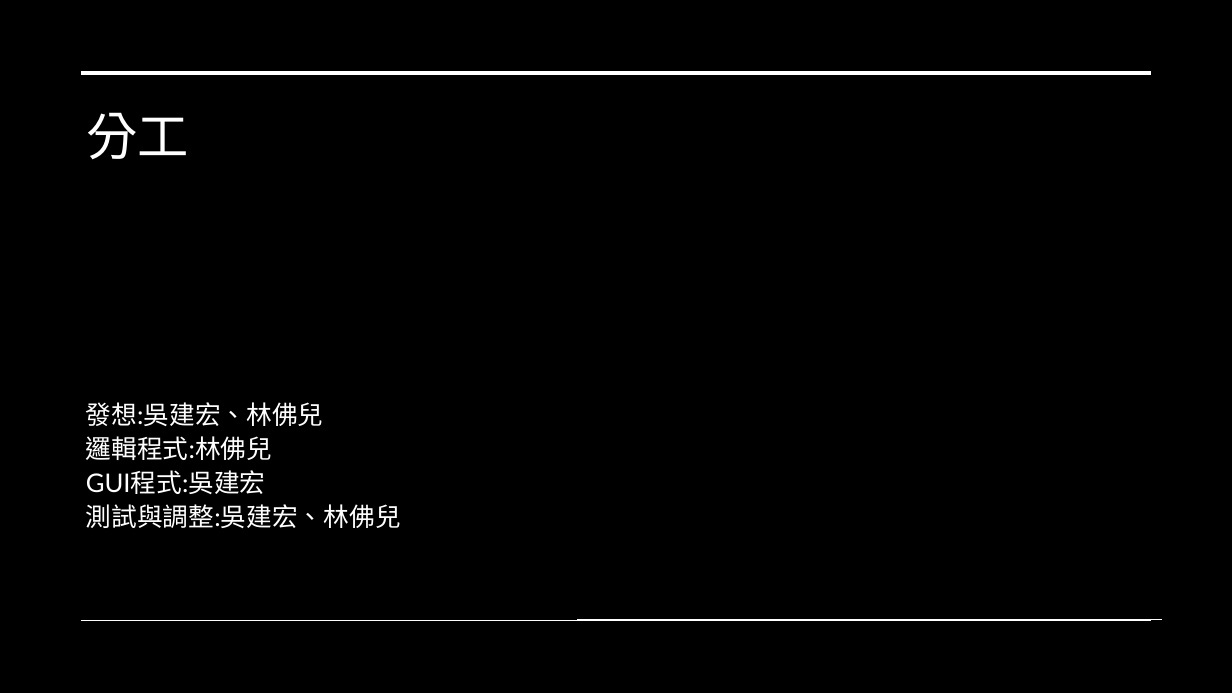
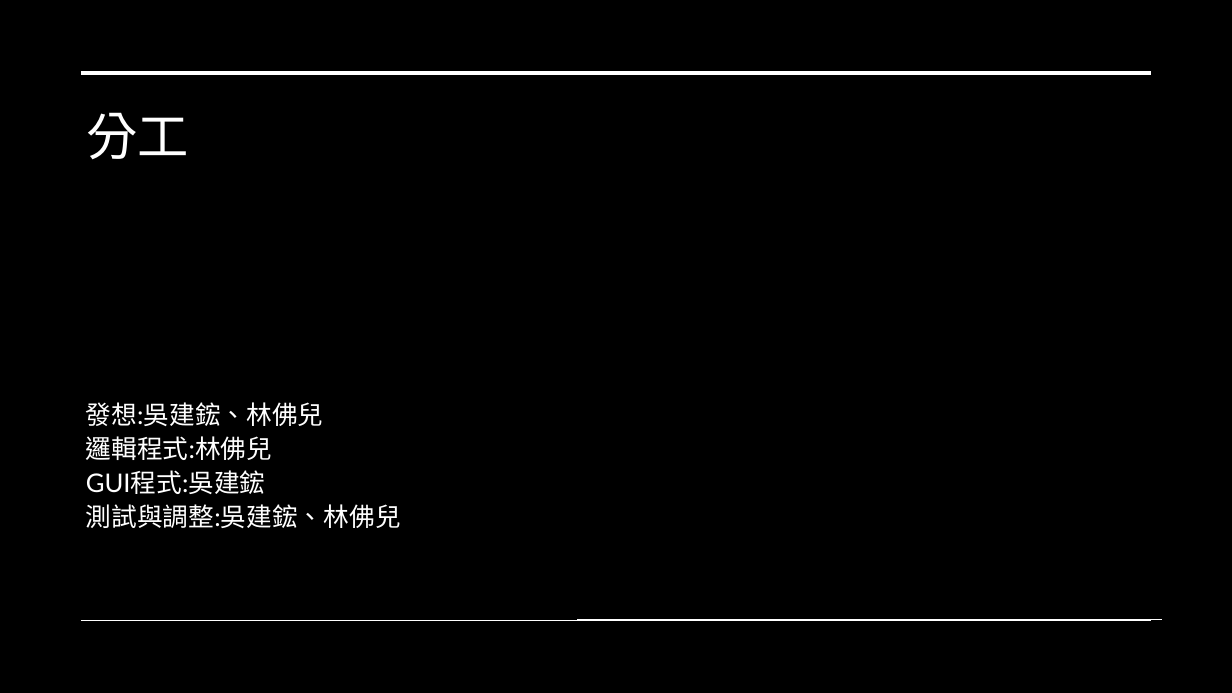
Before and after one commit to CrocoFishing/PCCU, a slide deck: slide 8 of 第8組期末.pptx. Drawn at 1232x693 pixels with LibreOffice and Linux fonts; fonts in the diff are those of the drawing. Boxes give left, top, right and bottom in pixels: in the first picture for what was removed or moved away, otherwise in the second. Text is boxed around its words. In the diff, an @@ line names an element or a change of style, - is before the commit and + after.

```diff
--- a/第8組期末.pptx
+++ b/第8組期末.pptx
@@ text at (86,402,324,426): text changed @@
-發想:吳建宏、林佛兒
+發想:吳建鋐、林佛兒
@@ text at (86,470,401,528): text changed @@
-GUI程式:吳建宏
-測試與調整:吳建宏、林佛兒
+GUI程式:吳建鋐
+測試與調整:吳建鋐、林佛兒
```
Also in this commit, not shown: 1 other slide changed.
